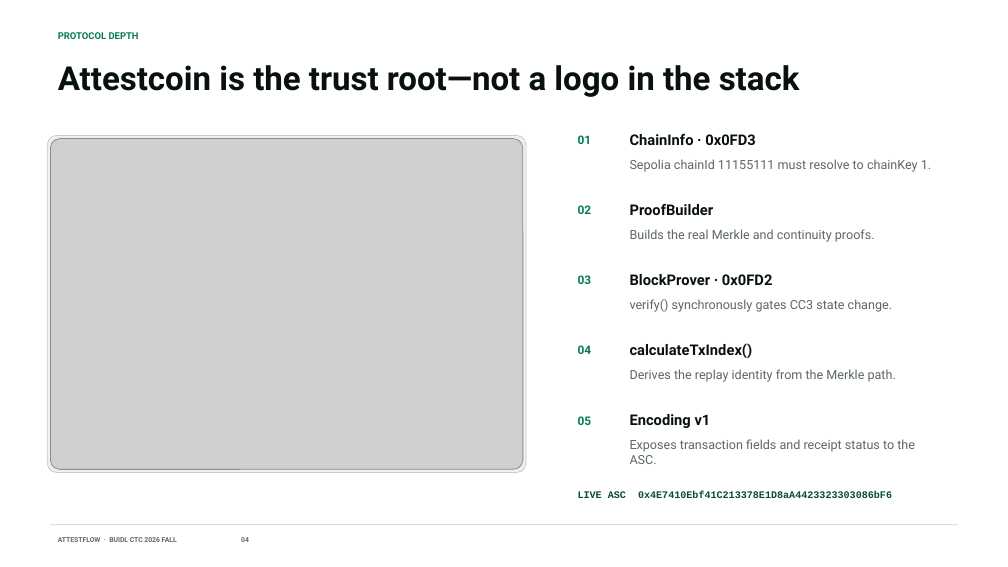
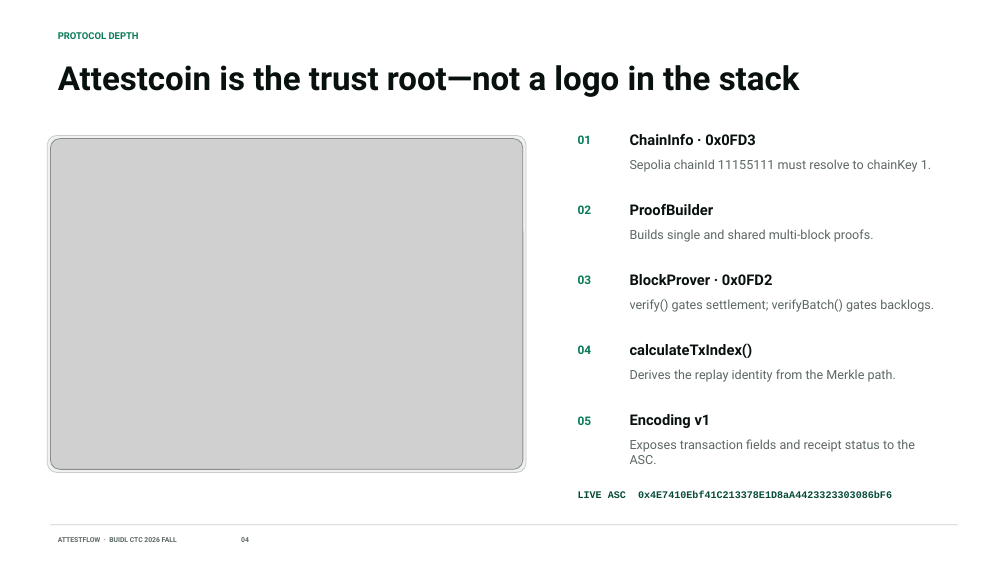
Before and after one commit to ximilu0114-droid/ximilu-hackson, a slide deck: slide 4 of docs/attestflow-pitch-deck.pptx. Drawn at 1008x567 pixels with LibreOffice and Linux fonts; fonts in the diff are those of the drawing; grey boxes stand for pictures. Boxes give left, top, right and bottom in pixels: in the first picture for what was removed or moved away, otherwise in the second. Text is boxed around its words. In the diff, an @@ line names an element or a change of style, - is before the commit and + after.

```diff
--- a/docs/attestflow-pitch-deck.pptx
+++ b/docs/attestflow-pitch-deck.pptx
@@ text at (x1=630, y1=229, x2=874, y2=242): text changed @@
-Builds the real Merkle and continuity proofs.
+Builds single and shared multi-block proofs.
@@ text at (x1=630, y1=299, x2=934, y2=312): text changed @@
-verify() synchronously gates CC3 state change.
+verify() gates settlement; verifyBatch() gates backlogs.
```
Also in this commit, not shown: 2 other slides changed, 24 other files.
